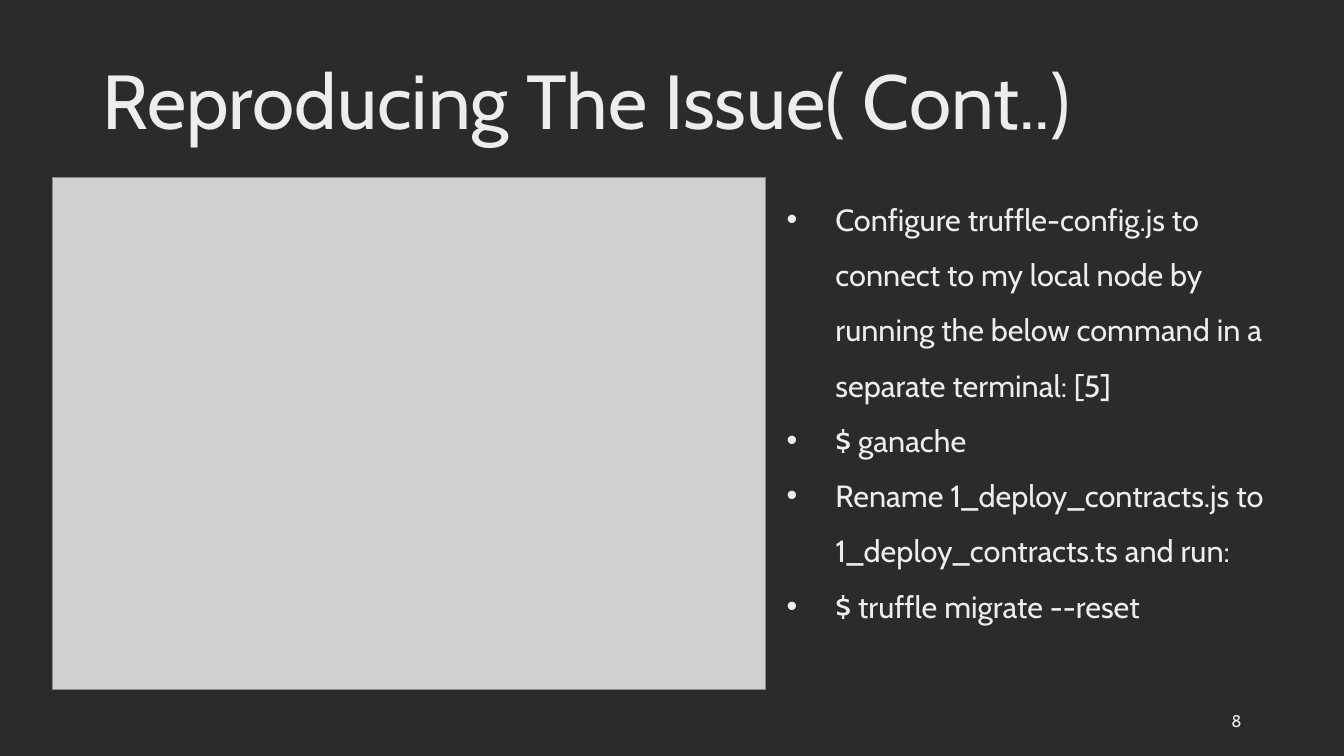
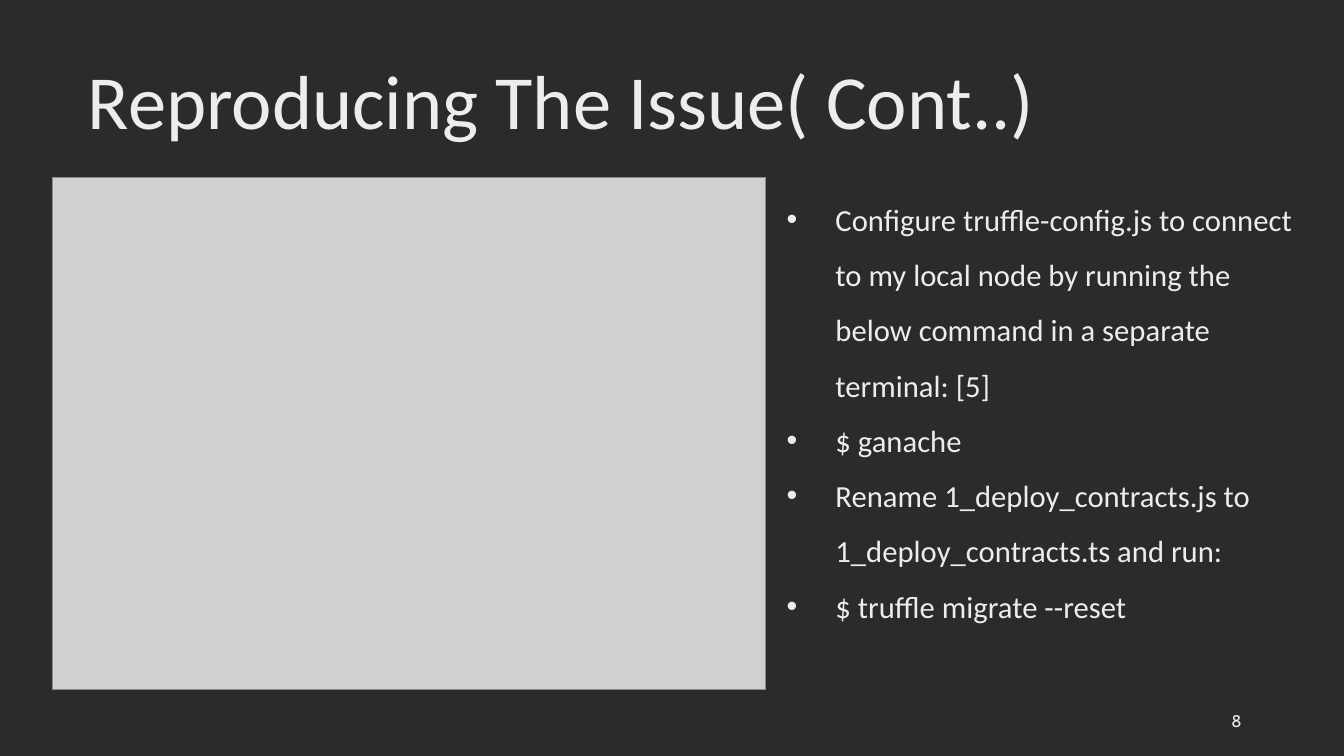
Before and after one commit to saicharan1248/CSE_6324_team_project, a slide deck: slide 8 of Iteration_1/iteration_1.pptx. Drawn at 1344x756 pixels with LibreOffice and Linux fonts; fonts in the diff are those of the drawing; grey boxes stand for pictures; background and template pictures are left out; a plain dark background stands for a picture behind light text. Boxes give left, top, right and bottom in pixels: in the first picture for what was removed or moved away, otherwise in the second. Text is boxed around its words. In the diff, an @@ line names an element or a change of style, - is before the commit and + after.

```diff
--- a/Iteration_1/iteration_1.pptx
+++ b/Iteration_1/iteration_1.pptx
@@ title "Reproducing The Issue( Cont..)" at (88, 73, 1034, 142): font Cabin to Calibri @@
@@ title "Reproducing The Issue( Cont..)": place and size @@
-title "Reproducing The Issue( Cont..)" at (102, 71, 1070, 145)
+title "Reproducing The Issue( Cont..)" at (88, 73, 1034, 142)
@@ text "Configure truffle-config.js to connect to ..." at (835, 210, 1292, 624): font Cabin to Calibri @@
```
Also in this commit, not shown: 13 other slides changed.
